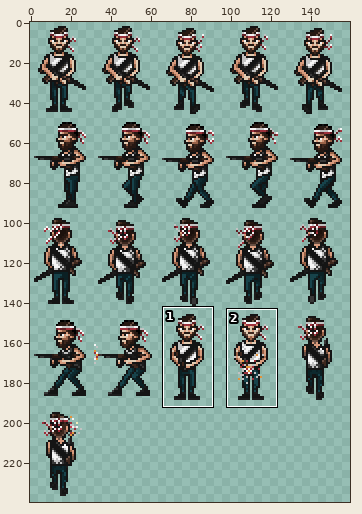
Sprite sheet -- Assets/textures/spritesheet_max.png. The picture above shows the old version from afar; the outline marks the close-up.
Close-up. Before the edit:
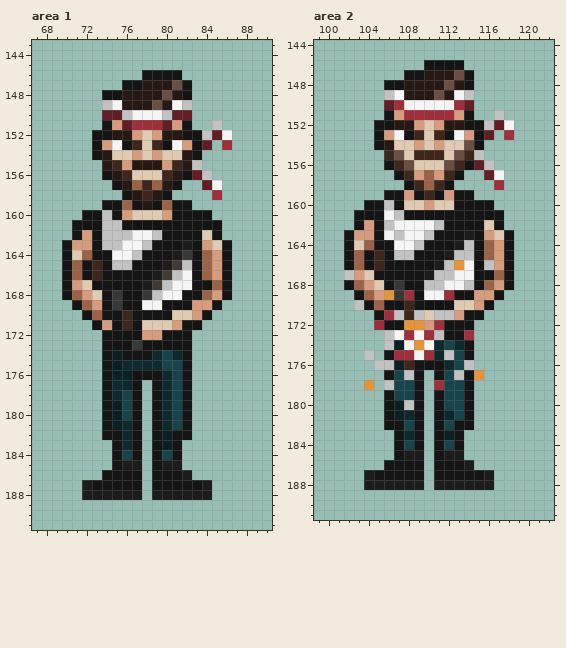
The file is 160x240 pixels. Colours within 5 levels of each other are drawn and written as one. Shown: area 1: x 67..90, y 143..191; area 2: x 99..122, y 144..191. The commit also changed other parts of the picture, which this record leaves out.
The same view after the edit:
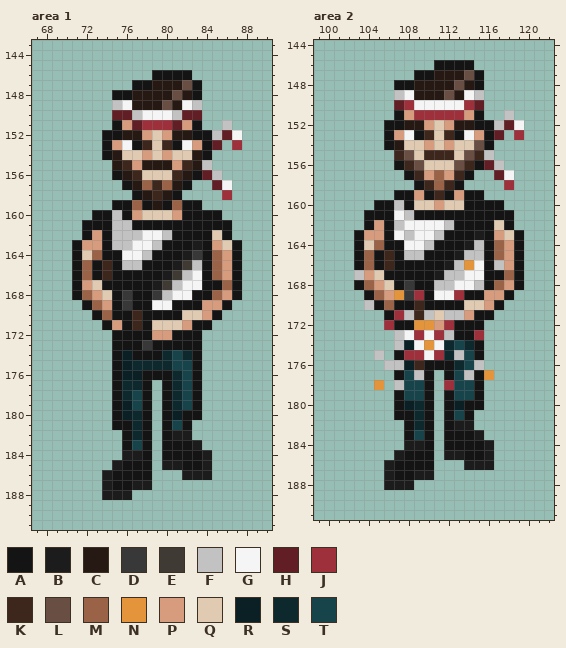
Palette (. is transparent): A #141414  B #1c1c1c  C #261812  D #383838  E #3f3a34  F #c2c2c2  G #f5f5f5  H #611e24  J #9d303b  K #3d271d  L #694f43  M #9a6348  N #e4943a  P #d79b7d  Q #e0cbb2  R #0b2024  S #0e292e  T #17434b
Changes in this commit:
Area 1:
y 146: x 78 A -> .; x 82 . -> A
y 147: x 76 A -> .; x 78 C -> A; x 81..83 LA. -> CLA
y 148: x 74 A -> .; x 76 C -> A; x 80..83 LCA. -> CLCA
y 149: x 74..76 FGC -> .FG; x 79..83 LCGF. -> CLCGF
y 150: x 74 H -> .; x 76..77 FG -> HF; x 80..81 FH -> GF; x 83 . -> H
y 151: x 74..77 APHJ -> .APH; x 80..83 HPA. -> JHPA; x 85..86 F. -> .F
y 152: x 73 A -> .; x 75 C -> A; x 77..80 PQPC -> CPQP; x 82 A -> C; x 84..87 FHG. -> AFHG
y 153: x 73..87 APGAKQKAGPAH.J. -> .APGAKQKAGPAH.J
y 154: x 73..75 ACQ -> .AC; x 77..80 PQPQ -> QPQP; x 82..84 CA. -> QCA
y 155: x 74..77 CKPC -> .CKP; x 80..84 PKCF. -> CPKCF
y 156: x 74..77 ACKQ -> .ACK; x 80..85 KCAHF. -> QKCAHF
y 157: x 75..82 ACMKMCA. -> .ACMKMCA; x 84..86 HG. -> .HG
y 158: x 76..81 ACKCA. -> .ACKCA; x 85..86 J. -> .J
y 159: x 74 A -> .; x 76..81 MACAMA -> AMACAM; x 83 . -> A
y 160: x 72 A -> .; x 74..77 FAPQ -> AFAP; x 80..81 PA -> QP; x 85 . -> A
y 161: x 71 A -> .; x 74 F -> A; x 76 A -> F; x 86 . -> A
y 162: x 71..74 APAF -> .APA; x 77 G -> F; x 79..80 FA -> GF; x 84..86 QA. -> AQA
y 163: x 70..71 AP -> .A; x 73..74 AF -> PA; x 76 G -> F; x 78..79 FA -> GF; x 82..87 BAPQA. -> ABAPQA
y 164: x 70..73 AQMA -> .AQM; x 75 G -> A; x 77..78 FA -> GF; x 81..87 BDAMPA. -> ABDAMPA
y 165: x 70..75 AMAKAF -> .AMAKA; x 77 A -> F; x 80..87 BEFAMPA. -> ABEFAMPA
y 166: x 70..74 AMAKA -> .AMAK; x 79..87 BEFGAMPA. -> ABEFGAMPA
y 167: x 70..73 APQA -> .APQ; x 78..81 BEFG -> ABEF; x 83 A -> G; x 85..87 MA. -> AMA
y 168: x 70..76 AMPQADA -> .AMPQAD; x 78..80 DFG -> ADF; x 82 A -> G; x 84..87 MPA. -> AMPA
y 169: x 71..76 AMPADA -> .AMPAD; x 78 G -> A; x 80 A -> G; x 83 P -> A; x 85..86 A. -> PA
y 170: x 72..74 AMA -> .AM; x 76..77 KA -> AK; x 81 Q -> A; x 83..85 PA. -> QPA
y 171: x 73..78 APAKAQ -> .APAKA; x 81..82 PA -> QP; x 84 . -> A
y 172: x 74 A -> .; x 78 P -> A; x 80 A -> P; x 83 . -> A
y 173: x 74 A -> .; x 77..78 DA -> AD; x 83 . -> A
y 174: x 74..76 ARA -> .AR; x 79..83 STSA. -> ASTSA
y 175: x 74..76 ARS -> .AR; x 80 T -> S; x 82..83 A. -> TA
y 176: x 74..75 AR -> .A; x 77 A -> R; x 80..83 STA. -> ASTA
y 177: x 74..75 AS -> .A; x 77..83 A.ASTA. -> SA.ASTA
y 178: x 74..83 ASTA.ASTA. -> .ASTA.ASTA
y 179: x 74..83 ARTA.ASTA. -> .ARTA.ASTA
y 180: x 74..81 ARTA.AST -> .ARSA.AR; x 83 . -> A
y 181: x 74..80 ARSA.AS -> .AASA.A
y 182: x 74..82 AASA.ARAA -> ..ASA.ABB
y 183: x 75..80 ASA.AR -> .ATA.A; x 82..83 .. -> AB
y 184: x 75..80 ATA.AT -> .BBA.A; x 82..84 ... -> AAB
y 185: x 75..79 ABB.A -> BAAA.; x 82..84 ... -> AAB
y 186: x 74 A -> B; x 78..81 .AAA -> A...; x 83..84 .. -> BB
y 187: x 72..74 BAA -> ..B; x 77..84 A.AAAAAB -> BB......
y 188: x 72..73 BB -> ..; x 77 B -> .; x 79..84 BBBBBB -> ......
Area 2:
y 146: x 110 A -> .; x 114 . -> A
y 147: x 108 A -> .; x 110 C -> A; x 113..115 LA. -> CLA
y 148: x 106 A -> .; x 108 C -> A; x 112..115 LCA. -> CLCA
y 149: x 106..108 FGC -> .FG; x 111..115 LCGF. -> CLCGF
y 150: x 106..108 HJG -> .HJ; x 113..115 JH. -> GJH
y 151: x 106..108 APJ -> .AP; x 113..115 PA. -> JPA; x 117..118 F. -> .F
y 152: x 105 A -> .; x 107 C -> A; x 109..112 PQPC -> CPQP; x 114 A -> C; x 116..119 FHG. -> AFHG
y 153: x 105..119 APGAKQKAGPAH.J. -> .APGAKQKAGPAH.J
y 154: x 105..107 ACQ -> .AC; x 109..112 PQPQ -> QPQP; x 114..116 LA. -> QLA
y 155: x 106..109 KLQK -> .KLQ; x 112..116 QLKF. -> KQLKF
y 156: x 106..109 AKLQ -> .AKL; x 112..117 LKAHF. -> QLKAHF
y 157: x 107..114 AKPMPKA. -> .AKPMPKA; x 116..118 HG. -> .HG
y 158: x 108..113 AKMKA. -> .AKMKA; x 117..118 J. -> .J
y 159: x 106 A -> .; x 108..113 PAKAPA -> APAKAP; x 115 . -> A
y 160: x 104 A -> .; x 106..108 FAQ -> AFA; x 110..111 PQ -> QP; x 113 A -> Q; x 117 . -> A
y 161: x 103 A -> .; x 106..108 GFA -> AGF; x 118 . -> A
y 162: x 103..107 APAFG -> .APAF; x 111..112 FA -> GF; x 116..118 QA. -> AQA
y 163: x 102..103 AP -> .A; x 105..108 AGFG -> PAGF; x 110..111 FA -> GF; x 114..119 BAPQA. -> ABAPQA
y 164: x 102..105 AQMA -> .AQM; x 107 G -> A; x 109..110 FA -> GF; x 113..119 BFAMPA. -> ABFAMPA
y 165: x 102..107 AMAKAF -> .AMAKA; x 109 A -> F; x 112..113 BF -> AB; x 115..119 AMPA. -> FAMPA
y 166: x 102..106 AMAKA -> .AMAK; x 111..119 BFNGAFPA. -> ABFNGAFPA
y 167: x 102..105 FPQA -> .FPQ; x 110..111 BF -> AB; x 113 G -> F; x 115 A -> G; x 117..119 MA. -> AMA
y 168: x 102..108 AMPQADA -> .AMPQAD; x 110 F -> A; x 112 G -> F; x 114..119 FAMPA. -> GFAMPA
y 169: x 103..110 AMPNDJAG -> .AMPNDJA; x 112..113 JA -> GJ; x 115 P -> A; x 117..118 A. -> PA
y 170: x 103..106 FAMA -> .FAM; x 108..109 KA -> AK; x 113 Q -> A; x 115..117 PA. -> QPA
y 171: x 105..111 AJFKFQF -> .AJFKFQ; x 113..114 PA -> FP; x 116 . -> A
y 172: x 105..106 JA -> .J; x 108 N -> A; x 110..112 PJA -> NPJ; x 115 . -> A
y 173: x 106..112 FGJGJFA -> .FGJGJF; x 114..115 J. -> AJ
y 174: x 106..115 FRGNGSTSA. -> .FRGNGSTSA
y 175: x 104..107 F.AJ -> .F.A; x 109..115 GJSFTA. -> JGJSFTA
y 176: x 105 F -> .; x 107..109 RKA -> FRK; x 112..115 STF. -> ASTF
y 177: x 106..116 ATFA.ATFAN. -> .ATFA.ATFAN
y 178: x 104..107 N.FT -> .N.F; x 109..112 A.JT -> TA.J; x 114..115 A. -> TA
y 179: x 106..107 AT -> .A; x 109..112 A.AT -> TA.A; x 114..115 A. -> TA
y 180: x 106..113 ARFA.ATT -> .ARSA.AR; x 115 . -> A
y 181: x 106..112 ARSA.AS -> .AASA.A
y 182: x 106..114 AATA.ATAA -> ..ASA.ABB
y 183: x 107..112 ASA.AR -> .ATA.A; x 114..115 .. -> AB
y 184: x 107..112 ATA.AT -> .BBA.A; x 114..116 ... -> AAB
y 185: x 107..111 ABB.A -> BAAA.; x 114..116 ... -> AAB
y 186: x 106 A -> B; x 110..113 .AAA -> A...; x 115..116 .. -> BB
y 187: x 104..106 BAA -> ..B; x 109..116 A.AAAAAB -> BB......
y 188: x 104..105 BB -> ..; x 109 B -> .; x 111..116 BBBBBB -> ......
